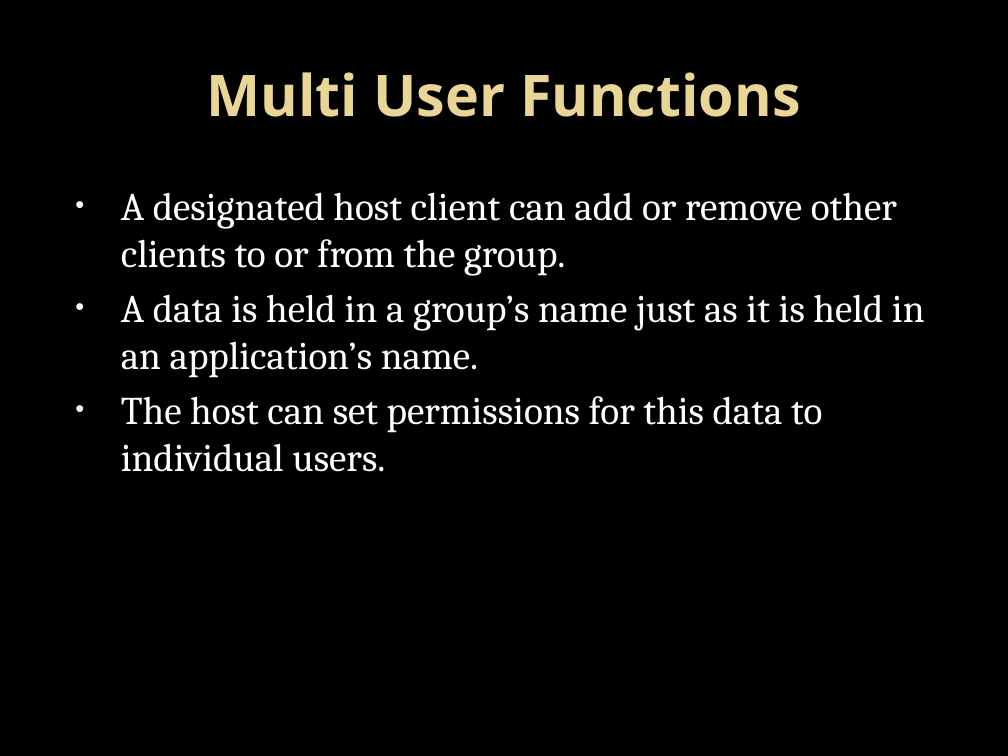
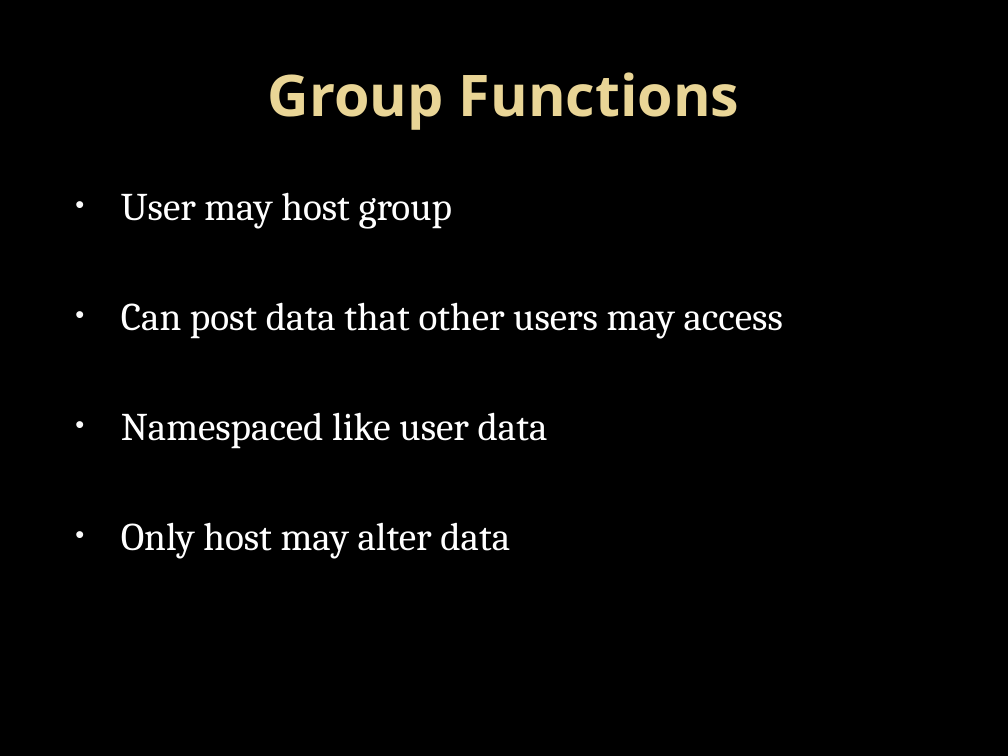
Before and after one commit to ProfBMoriarty/Knecht, a slide deck: slide 7 of Knecht.pptx (slide 8 before the commit). Drawn at 1008x756 pixels with LibreOffice and Linux fonts; fonts in the diff are those of the drawing; background and template pictures are left out. Boxes give left, top, right and bottom in pixels: in the first picture for what was removed or moved away, otherwise in the second. Text is boxed around its words. In the diff, an @@ line names an element or a change of style, - is before the commit and + after.

Commit message:
Posted PowerPoint
Going to make a better version of the multiplayer demo, but this is
feature complete.

```diff
--- a/Knecht.pptx
+++ b/Knecht.pptx
@@ title at (268, 72, 740, 130): text changed @@
-Multi User Functions
+Group Functions
@@ text at (121, 192, 783, 559): text changed @@
-• A designated host client can add or remove other clients to or from the group.
-• A data is held in a group’s name just as it is held in an application’s name.
-• The host can set permissions for this data to individual users.
+• User may host group
+• Can post data that other users may access
+• Namespaced like user data
+• Only host may alter data
```
Also in this commit, not shown: 9 other slides changed, 2 slides added, 8 slides removed.
